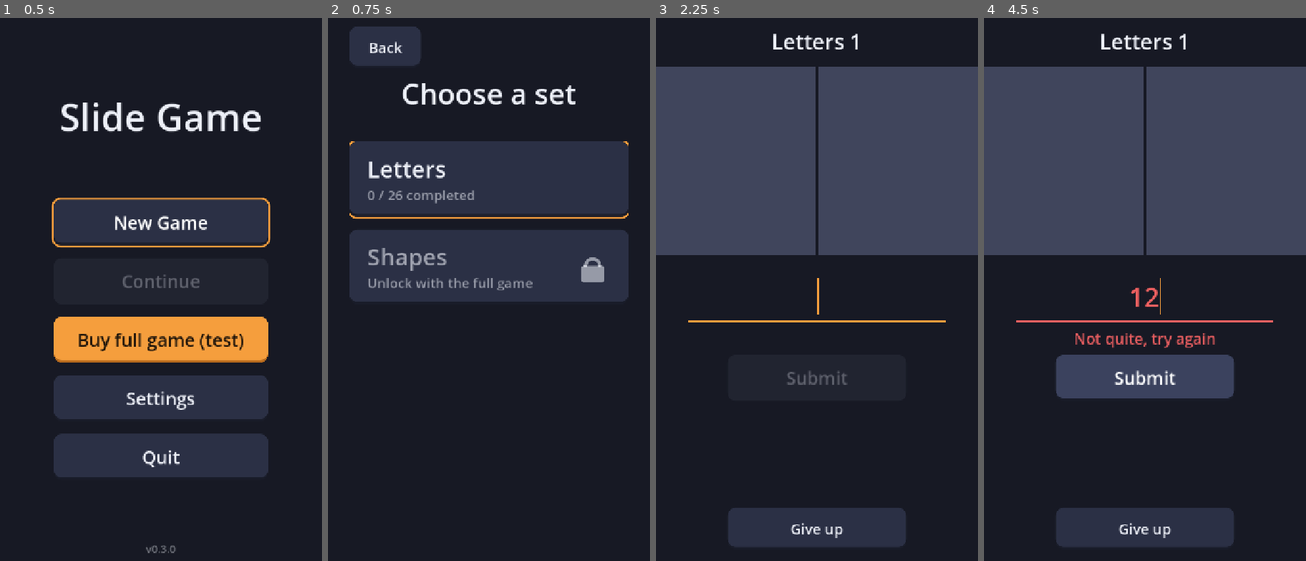
Above: before the commit, frames 1-4 (left to right).
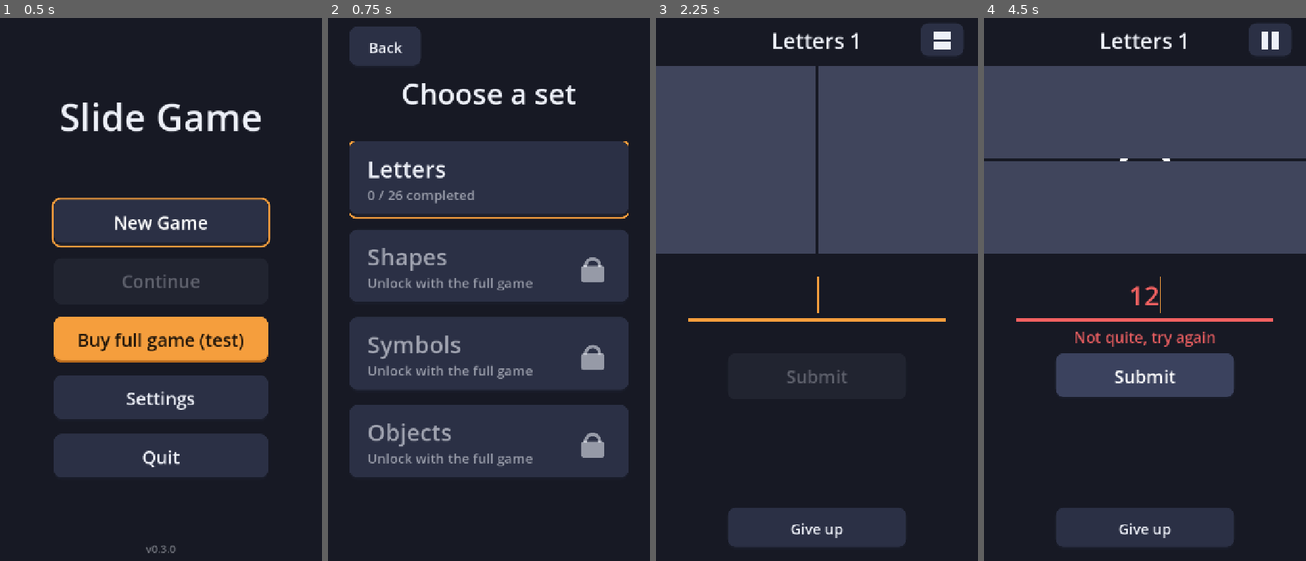
Above: after the commit, the same moments.

Repository: SembeiNorimaki/SlideGame
Game: Godot game, scene res://game/main.tscn
The game is run twice, just before and just after one commit, with the same random seed, the same clock (stepped at 60 frames per second) and the same inputs.
Inputs (mouse positions are in pixels of both pictures, inside the frame that each line leads up to):
- Up to frame 1 (0.5 s): no input
- Up to frame 2 (0.75 s): click "New Game" at 0.5 s
- Up to frame 3 (2.25 s): click (817, 180) at 1.27 s; click "1" at 2 s
- Up to frame 4 (4.5 s): click (1145, 300) at 2.77 s; type "12" at 2.85 s; click (1270, 39) at 3.52 s; click "Submit" at 4.25 s

Frame 1 is identical in both runs. In frame 2, 23% of the frame differs, in the area x 6-94%, y 55-85%; in frame 3, 1.9%; in frame 4, 3.6%.

Commit message:
Vertical/horizontal slit modes; new Symbols and Objects sets
Slit modes
- Play screen has two modes: vertical slit (shape moves right to left)
  and horizontal slit (shape moves top to bottom). A button next to the
  level title switches between them and restarts the slide; its icon
  shows the direction you switch to. Speed is the same in both modes.
- Covers renamed CoverA/CoverB (left/right or above/below).

New sets (both need the full game)
- Symbols: 25 characters (? ! $ @ & # % + = € £ ¥ ✓ © * ∞ π ÷ ± ≠ < √ Σ Ω ñ)
  drawn thin with Inter Light, like Letters.
- Objects: 25 pictographs (scissors, plane, envelope, phone, anchor, ...)
  from DejaVu Sans, outlined like Shapes. Font + licence in tools/fonts.
- EN/ES answers with synonyms for every level.
- tools/make_glyph_sets.py builds both; fit()/outline() helpers moved to
  make_shapes.py and shared with make_silhouettes.py (Shapes unchanged).

Tests: tools/test_modes (15 checks); tools/demo_modes records the switch.

Co-Authored-By: Claude Opus 5.5 <noreply@anthropic.com>
Claude-Session: https://claude.ai/code/session_012HBEUXB5FHZoXKuab9wEZn

Diff:
--- a/game/data/i18n/ui.csv
+++ b/game/data/i18n/ui.csv
@@ -15,6 +15,8 @@
 Select Level,Select Level,Elige nivel
 Letters,Letters,Letras
 Shapes,Shapes,Formas
+Objects,Objects,Objetos
+Symbols,Symbols,Símbolos
 Type your answer,Type your answer,Escribe tu respuesta
 Submit,Submit,Comprobar
 Give up,Give up,Rendirse
@@ -37,3 +39,4 @@
 Reset,Reset,Borrar
 Cancel,Cancel,Cancelar
 Progress reset,Progress reset,Progreso borrado
+Switch slit direction,Switch slit direction,Cambiar la dirección de la rendija
--- a/game/data/sets.json
+++ b/game/data/sets.json
@@ -26,6 +26,22 @@
       "cell_size": 256,
       "levels": "res://game/data/sets/shapes.json",
       "free": false
+    },
+    {
+      "id": "symbols",
+      "title": "Symbols",
+      "atlas": "res://assets/sets/symbols/atlas.png",
+      "cell_size": 256,
+      "levels": "res://game/data/sets/symbols.json",
+      "free": false
+    },
+    {
+      "id": "objects",
+      "title": "Objects",
+      "atlas": "res://assets/sets/objects/atlas.png",
+      "cell_size": 256,
+      "levels": "res://game/data/sets/objects.json",
+      "free": false
     }
   ]
 }
--- /dev/null
+++ b/game/data/sets/objects.json
@@ -0,0 +1,29 @@
+{
+  "levels": [
+    {"atlas_coords": [0, 0], "solution": {"EN": ["scissors"], "ES": ["tijeras", "tijera"]}},
+    {"atlas_coords": [1, 0], "solution": {"EN": ["airplane", "plane", "aeroplane", "aircraft", "jet"], "ES": ["avión", "aeroplano"]}},
+    {"atlas_coords": [2, 0], "solution": {"EN": ["envelope", "letter", "mail", "email"], "ES": ["sobre", "carta", "correo"]}},
+    {"atlas_coords": [3, 0], "solution": {"EN": ["telephone", "phone"], "ES": ["teléfono"]}},
+    {"atlas_coords": [4, 0], "solution": {"EN": ["anchor"], "ES": ["ancla"]}},
+    {"atlas_coords": [0, 1], "solution": {"EN": ["pencil"], "ES": ["lápiz"]}},
+    {"atlas_coords": [1, 1], "solution": {"EN": ["coffee", "cup", "mug", "tea", "hot drink"], "ES": ["café", "taza", "té"]}},
+    {"atlas_coords": [2, 1], "solution": {"EN": ["spade", "spades"], "ES": ["pica", "picas"]}},
+    {"atlas_coords": [3, 1], "solution": {"EN": ["club", "clubs", "clover"], "ES": ["trébol", "tréboles"]}},
+    {"atlas_coords": [4, 1], "solution": {"EN": ["snowflake", "snow", "flake"], "ES": ["copo de nieve", "copo", "nieve"]}},
+    {"atlas_coords": [0, 2], "solution": {"EN": ["flower", "blossom"], "ES": ["flor"]}},
+    {"atlas_coords": [1, 2], "solution": {"EN": ["gear", "cog", "cogwheel", "settings"], "ES": ["engranaje", "rueda dentada", "piñón", "ajustes"]}},
+    {"atlas_coords": [2, 2], "solution": {"EN": ["scales", "scale", "balance", "justice"], "ES": ["balanza", "justicia"]}},
+    {"atlas_coords": [3, 2], "solution": {"EN": ["flag"], "ES": ["bandera"]}},
+    {"atlas_coords": [4, 2], "solution": {"EN": ["knight", "horse"], "ES": ["caballo"]}},
+    {"atlas_coords": [0, 3], "solution": {"EN": ["rook", "castle", "tower"], "ES": ["torre"]}},
+    {"atlas_coords": [1, 3], "solution": {"EN": ["king"], "ES": ["rey"]}},
+    {"atlas_coords": [2, 3], "solution": {"EN": ["pawn"], "ES": ["peón"]}},
+    {"atlas_coords": [3, 3], "solution": {"EN": ["skull", "skull and crossbones", "pirate", "poison", "danger"], "ES": ["calavera", "pirata", "veneno", "peligro"]}},
+    {"atlas_coords": [4, 3], "solution": {"EN": ["atom"], "ES": ["átomo"]}},
+    {"atlas_coords": [0, 4], "solution": {"EN": ["recycle", "recycling"], "ES": ["reciclaje", "reciclar"]}},
+    {"atlas_coords": [1, 4], "solution": {"EN": ["swords", "crossed swords", "sword"], "ES": ["espadas", "espada", "espadas cruzadas"]}},
+    {"atlas_coords": [2, 4], "solution": {"EN": ["keyboard"], "ES": ["teclado"]}},
+    {"atlas_coords": [3, 4], "solution": {"EN": ["yin yang", "yinyang"], "ES": ["yin yang", "yin y yang"]}},
+    {"atlas_coords": [4, 4], "solution": {"EN": ["peace", "victory", "peace sign", "v sign"], "ES": ["paz", "victoria", "signo de paz"]}}
+  ]
+}
--- /dev/null
+++ b/game/data/sets/symbols.json
@@ -0,0 +1,29 @@
+{
+  "levels": [
+    {"atlas_coords": [0, 0], "solution": {"EN": ["question mark", "question"], "ES": ["interrogación", "signo de interrogación", "interrogante", "pregunta"]}},
+    {"atlas_coords": [1, 0], "solution": {"EN": ["exclamation mark", "exclamation point", "exclamation"], "ES": ["exclamación", "signo de exclamación", "admiración"]}},
+    {"atlas_coords": [2, 0], "solution": {"EN": ["dollar", "dollar sign"], "ES": ["dólar", "signo de dólar"]}},
+    {"atlas_coords": [3, 0], "solution": {"EN": ["at", "at sign"], "ES": ["arroba"]}},
+    {"atlas_coords": [4, 0], "solution": {"EN": ["ampersand", "and"], "ES": ["et", "ampersand", "y"]}},
+    {"atlas_coords": [0, 1], "solution": {"EN": ["hash", "hashtag", "number sign", "pound sign"], "ES": ["almohadilla", "numeral", "hashtag", "almohada"]}},
+    {"atlas_coords": [1, 1], "solution": {"EN": ["percent", "percentage", "per cent"], "ES": ["porcentaje", "por ciento"]}},
+    {"atlas_coords": [2, 1], "solution": {"EN": ["plus", "add"], "ES": ["más", "suma"]}},
+    {"atlas_coords": [3, 1], "solution": {"EN": ["equals", "equal", "equal sign", "equals sign"], "ES": ["igual", "signo igual"]}},
+    {"atlas_coords": [4, 1], "solution": {"EN": ["euro"], "ES": ["euro"]}},
+    {"atlas_coords": [0, 2], "solution": {"EN": ["pound", "pound sterling"], "ES": ["libra", "libra esterlina"]}},
+    {"atlas_coords": [1, 2], "solution": {"EN": ["yen"], "ES": ["yen"]}},
+    {"atlas_coords": [2, 2], "solution": {"EN": ["check", "check mark", "tick"], "ES": ["check", "visto", "tic", "marca de verificación"]}},
+    {"atlas_coords": [3, 2], "solution": {"EN": ["copyright"], "ES": ["copyright", "derechos de autor"]}},
+    {"atlas_coords": [4, 2], "solution": {"EN": ["asterisk", "star"], "ES": ["asterisco", "estrella"]}},
+    {"atlas_coords": [0, 3], "solution": {"EN": ["infinity", "infinite"], "ES": ["infinito"]}},
+    {"atlas_coords": [1, 3], "solution": {"EN": ["pi"], "ES": ["pi"]}},
+    {"atlas_coords": [2, 3], "solution": {"EN": ["divide", "division", "divided by"], "ES": ["división", "dividir", "entre"]}},
+    {"atlas_coords": [3, 3], "solution": {"EN": ["plus minus", "plus or minus"], "ES": ["más menos", "más o menos"]}},
+    {"atlas_coords": [4, 3], "solution": {"EN": ["not equal", "not equals", "different"], "ES": ["distinto", "no igual", "diferente"]}},
+    {"atlas_coords": [0, 4], "solution": {"EN": ["less than", "smaller than"], "ES": ["menor que", "menor"]}},
+    {"atlas_coords": [1, 4], "solution": {"EN": ["square root", "root"], "ES": ["raíz", "raíz cuadrada"]}},
+    {"atlas_coords": [2, 4], "solution": {"EN": ["sigma", "sum"], "ES": ["sigma", "sumatorio", "suma"]}},
+    {"atlas_coords": [3, 4], "solution": {"EN": ["omega", "ohm"], "ES": ["omega", "ohmio"]}},
+    {"atlas_coords": [4, 4], "solution": {"EN": ["n tilde", "enye", "ene"], "ES": ["eñe"]}}
+  ]
+}
--- a/game/levels/level_play.gd
+++ b/game/levels/level_play.gd
@@ -1,10 +1,14 @@
 extends Control
-## Play screen: the level's shape slides from off-screen right to off-screen left.
+## Play screen: the level's shape slides past a thin slit between two covers.
+## Vertical slit: the shape moves right to left. Horizontal slit: top to bottom.
+## The player can switch between them at any time with the mode button.
 
 ## stars: 1-3 earned for this solve (based on attempts), even if stars are hidden.
 signal completed(stars: int)
 signal exited
 signal slide_finished
+
+enum SlitMode { VERTICAL, HORIZONTAL }
 
 ## Which set (see sets.json) and which level in it.
 @export var game_set_id: String = "letters"
@@ -18,6 +22,8 @@
 @export var shape_size: float = 256.0
 ## Restart the slide when it leaves the screen.
 @export var loop: bool = true
+## Slit direction the level starts with.
+@export var mode: SlitMode = SlitMode.VERTICAL
 
 @export_group("Covers")
 ## Width of the slit between the two covers, in screen pixels.
@@ -38,8 +44,10 @@
 
 @onready var _shape: TextureRect = %Shape
 @onready var _track: Control = %Track
-@onready var _left_cover: ColorRect = %LeftCover
-@onready var _right_cover: ColorRect = %RightCover
+# Vertical mode: left and right of the slit. Horizontal mode: above and below it.
+@onready var _cover_a: ColorRect = %CoverA
+@onready var _cover_b: ColorRect = %CoverB
+@onready var _mode_button: SlitModeButton = %ModeButton
 @onready var _answer: AnswerInput = %AnswerInput
 @onready var _submit: Button = %SubmitButton
 @onready var _feedback: Label = %Feedback
@@ -63,6 +71,8 @@
 	_answer.text_changed.connect(_on_answer_changed)
 	_answer.submitted.connect(func(_t): submit())
 	_submit.pressed.connect(submit)
+	_mode_button.pressed.connect(toggle_mode)
+	_mode_button.mode = mode
 	_on_answer_changed("")
 	_shape.size = Vector2(shape_size, shape_size)
 	_track.resized.connect(_layout_covers)
@@ -72,32 +82,65 @@
 	_answer.focus_input.call_deferred()
 
 
+## Switches between the vertical and horizontal slit and restarts the slide.
+func toggle_mode() -> void:
+	if _solved:
+		return
+	set_mode(SlitMode.HORIZONTAL if mode == SlitMode.VERTICAL else SlitMode.VERTICAL)
+
+
+func set_mode(new_mode: SlitMode) -> void:
+	mode = new_mode
+	_mode_button.mode = mode
+	_layout_covers()
+	_start_slide()
+
+
 func _start_slide() -> void:
-	var y := (_track.size.y - shape_size) / 2.0
-	var start := Vector2(_track.size.x, y)   # just past the right edge
-	var end := Vector2(-shape_size, y)       # just past the left edge
+	var t := _track.size
+	var start: Vector2
+	var end: Vector2
+	if mode == SlitMode.VERTICAL:
+		var y := (t.y - shape_size) / 2.0
+		start = Vector2(t.x, y)            # just past the right edge
+		end = Vector2(-shape_size, y)      # just past the left edge
+	else:
+		var x := (t.x - shape_size) / 2.0
+		start = Vector2(x, -shape_size)    # just above the top edge
+		end = Vector2(x, t.y)              # just below the bottom edge
+	# Same speed in both modes (slide_duration is for the horizontal trip),
+	# so the shape takes equally long to pass the slit either way.
+	var speed := (t.x + shape_size) / slide_duration
 	_shape.position = start
 	if _tween:
 		_tween.kill()
 	_tween = create_tween()
-	_tween.tween_property(_shape, "position", end, slide_duration).from(start)
+	_tween.tween_property(_shape, "position", end, start.distance_to(end) / speed).from(start)
 	_tween.finished.connect(_on_slide_finished)
 
 
-## Two covers span the whole track, leaving only a vertical slit in the middle.
+## Two covers span the whole track, leaving only a thin slit through the middle.
 func _layout_covers() -> void:
 	if not is_node_ready():
 		return
-	var mid := _track.size.x / 2.0
+	var t := _track.size
 	var half := slit_width / 2.0
-	_left_cover.position = Vector2.ZERO
-	_left_cover.size = Vector2(mid - half, _track.size.y)
-	_right_cover.position = Vector2(mid + half, 0.0)
-	_right_cover.size = Vector2(_track.size.x - (mid + half), _track.size.y)
+	if mode == SlitMode.VERTICAL:
+		var mid := t.x / 2.0
+		_cover_a.position = Vector2.ZERO
+		_cover_a.size = Vector2(mid - half, t.y)
+		_cover_b.position = Vector2(mid + half, 0.0)
+		_cover_b.size = Vector2(t.x - (mid + half), t.y)
+	else:
+		var mid := t.y / 2.0
+		_cover_a.position = Vector2.ZERO
+		_cover_a.size = Vector2(t.x, mid - half)
+		_cover_b.position = Vector2(0.0, mid + half)
+		_cover_b.size = Vector2(t.x, t.y - (mid + half))
 	var c := cover_color
 	c.a = 0.6 if debug_see_through_covers else 1.0
-	_left_cover.color = c
-	_right_cover.color = c
+	_cover_a.color = c
+	_cover_b.color = c
 
 
 ## Checks the typed answer against every accepted answer for the language.
@@ -122,6 +165,7 @@
 func _on_solved() -> void:
 	_solved = true
 	_submit.disabled = true
+	_mode_button.disabled = true
 	_answer.show_result(true)
 	_feedback.text = "Correct!"
 	_feedback.modulate = _answer.correct_color
@@ -131,8 +175,8 @@
 	var center := (_track.size - _shape.size) / 2.0
 	var reveal := create_tween().set_parallel()
 	reveal.tween_property(_shape, "position", center, 0.5).set_trans(Tween.TRANS_CUBIC).set_ease(Tween.EASE_OUT)
-	reveal.tween_property(_left_cover, "modulate:a", 0.0, 0.5)
-	reveal.tween_property(_right_cover, "modulate:a", 0.0, 0.5)
+	reveal.tween_property(_cover_a, "modulate:a", 0.0, 0.5)
+	reveal.tween_property(_cover_b, "modulate:a", 0.0, 0.5)
 	var stars := GameData.stars_for_attempts(attempts)
 	if GameData.stars_enabled:
 		_stars.pop_in(stars)
--- a/game/levels/level_play.tscn
+++ b/game/levels/level_play.tscn
@@ -1,8 +1,9 @@
-[gd_scene load_steps=4 format=3]
+[gd_scene load_steps=5 format=3]
 
 [ext_resource type="Script" path="res://game/levels/level_play.gd" id="1_lp"]
 [ext_resource type="PackedScene" path="res://shared/ui/widgets/answer_input/answer_input.tscn" id="2_ai"]
 [ext_resource type="PackedScene" path="res://shared/ui/widgets/stars/stars_display.tscn" id="3_st"]
+[ext_resource type="Script" path="res://game/levels/slit_mode_button.gd" id="4_mb"]
 
 [node name="LevelPlay" type="Control"]
 layout_mode = 3
@@ -33,15 +34,33 @@
 
 [node name="TopBar" type="MarginContainer" parent="Layout"]
 layout_mode = 2
-theme_override_constants/margin_top = 48
-theme_override_constants/margin_bottom = 24
+theme_override_constants/margin_left = 32
+theme_override_constants/margin_top = 40
+theme_override_constants/margin_right = 32
+theme_override_constants/margin_bottom = 16
 
-[node name="LevelLabel" type="Label" parent="Layout/TopBar"]
+[node name="Row" type="HBoxContainer" parent="Layout/TopBar"]
+layout_mode = 2
+
+[node name="Balance" type="Control" parent="Layout/TopBar/Row"]
+custom_minimum_size = Vector2(96, 0)
+layout_mode = 2
+
+[node name="LevelLabel" type="Label" parent="Layout/TopBar/Row"]
 unique_name_in_owner = true
 layout_mode = 2
+size_flags_horizontal = 3
 theme_override_font_sizes/font_size = 48
 text = "Level 1"
 horizontal_alignment = 1
+vertical_alignment = 1
+
+[node name="ModeButton" type="Button" parent="Layout/TopBar/Row"]
+unique_name_in_owner = true
+custom_minimum_size = Vector2(96, 80)
+layout_mode = 2
+focus_mode = 0
+script = ExtResource("4_mb")
 
 [node name="Track" type="Control" parent="Layout"]
 unique_name_in_owner = true
@@ -57,12 +76,12 @@
 expand_mode = 1
 stretch_mode = 5
 
-[node name="LeftCover" type="ColorRect" parent="Layout/Track"]
+[node name="CoverA" type="ColorRect" parent="Layout/Track"]
 unique_name_in_owner = true
 layout_mode = 0
 mouse_filter = 2
 
-[node name="RightCover" type="ColorRect" parent="Layout/Track"]
+[node name="CoverB" type="ColorRect" parent="Layout/Track"]
 unique_name_in_owner = true
 layout_mode = 0
 mouse_filter = 2
--- /dev/null
+++ b/game/levels/slit_mode_button.gd
@@ -0,0 +1,40 @@
+class_name SlitModeButton
+extends Button
+## Square button showing the slit direction you switch to: a small box with
+## a vertical or horizontal gap. Pressing it plays a quarter-turn animation.
+
+var mode: int = 0:  ## LevelPlay.SlitMode of the current slit
+	set(value):
+		if value != mode and is_inside_tree():
+			_spin = -PI / 2.0
+			create_tween().tween_property(self, "_spin", 0.0, 0.25).set_trans(Tween.TRANS_CUBIC).set_ease(Tween.EASE_OUT)
+		mode = value
+		queue_redraw()
+
+var _spin := 0.0:
+	set(value):
+		_spin = value
+		queue_redraw()
+
+
+func _init() -> void:
+	tooltip_text = "Switch slit direction"
+
+
+func _draw() -> void:
+	var color := get_theme_color(&"font_disabled_color" if disabled else &"font_color")
+	var s := minf(size.x, size.y) * 0.5
+	var box := Rect2(-s / 2.0, -s / 2.0, s, s)
+	draw_set_transform(size / 2.0, _spin)
+	var gap := s * 0.16
+	# The icon shows the *other* direction: what pressing the button gives you.
+	var vertical_icon := mode == 1
+	if vertical_icon:
+		var w := (s - gap) / 2.0
+		draw_rect(Rect2(box.position, Vector2(w, s)), color)
+		draw_rect(Rect2(box.position + Vector2(w + gap, 0), Vector2(w, s)), color)
+	else:
+		var h := (s - gap) / 2.0
+		draw_rect(Rect2(box.position, Vector2(s, h)), color)
+		draw_rect(Rect2(box.position + Vector2(0, h + gap), Vector2(s, h)), color)
+	draw_set_transform(Vector2.ZERO)
--- /dev/null
+++ b/tools/demo_modes.gd
@@ -0,0 +1,15 @@
+extends Node
+## Scripted demo for recording: a level with the vertical slit, then the
+## mode button switches to the horizontal slit.
+
+func _ready() -> void:
+	var main: Node = load("res://game/main.tscn").instantiate()
+	add_child(main)
+	await get_tree().process_frame
+	main.start_level("shapes", 2)
+	var play: Control = main._current
+	play.get_node("%AnswerInput").get_node("%Field").release_focus()
+	await get_tree().create_timer(3.2).timeout
+	play.get_node("%ModeButton").pressed.emit()
+	await get_tree().create_timer(3.4).timeout
+	get_tree().quit()
--- /dev/null
+++ b/tools/demo_modes.tscn
@@ -0,0 +1,6 @@
+[gd_scene load_steps=2 format=3]
+
+[ext_resource type="Script" path="res://tools/demo_modes.gd" id="1"]
+
+[node name="DemoModes" type="Node"]
+script = ExtResource("1")
--- /dev/null
+++ b/tools/test_modes.gd
@@ -0,0 +1,87 @@
+extends Node
+## Smoke test: slit modes and the Symbols / Objects sets.
+
+var out: String
+var main: Node
+var fails := 0
+
+
+func _ready() -> void:
+	out = OS.get_cmdline_user_args()[0]
+	Store.debug_reset()
+	GameData.reset_progress()
+
+	print("-- sets")
+	_check(GameData.sets.map(func(s): return s.id) == ["letters", "shapes", "symbols", "objects"], "four sets in order")
+	for s in GameData.sets:
+		var missing := []
+		for n in range(1, s.level_count() + 1):
+			for lang in ["EN", "ES"]:
+				if not s.level(n).solution.has(lang) or s.level(n).solution[lang].is_empty():
+					missing.append("%d/%s" % [n, lang])
+		_check(missing.is_empty(), "%s: %d levels, EN+ES answers for all %s" % [s.id, s.level_count(), missing])
+	var symbols := GameData.get_set("symbols")
+	var objects := GameData.get_set("objects")
+	_check(AnswerMatcher.matches("arroba", symbols.level(4).answers("ES")), "symbols 4 (@): arroba")
+	_check(AnswerMatcher.matches("At sign", symbols.level(4).answers("EN")), "symbols 4 (@): at sign")
+	_check(AnswerMatcher.matches("avion", objects.level(2).answers("ES")), "objects 2 (plane): avion without accent")
+	_check(not GameData.is_unlocked(symbols) and not GameData.is_unlocked(objects), "new sets locked without the full game")
+
+	print("-- modes")
+	main = load("res://game/main.tscn").instantiate()
+	add_child(main)
+	main.start_level("objects", 5)
+	var play: Control = main._current
+	await _frames(3)
+	var track: Control = play.get_node("%Track")
+	var a: ColorRect = play.get_node("%CoverA")
+	_check(play.mode == 0 and a.size.y == track.size.y and a.size.x < track.size.x, "starts vertical: covers left/right")
+	var x0: float = play.get_node("%Shape").position.x
+	await _frames(10)
+	_check(play.get_node("%Shape").position.x < x0, "vertical: shape moves left")
+	play.get_node("%ModeButton").pressed.emit()
+	await _frames(2)
+	_check(play.mode == 1 and a.size.x == track.size.x and a.size.y < track.size.y, "after switch: covers above/below")
+	var y0: float = play.get_node("%Shape").position.y
+	_check(y0 < 0.0, "horizontal: restarts above the track")
+	await _frames(10)
+	_check(play.get_node("%Shape").position.y > y0, "horizontal: shape moves down")
+	play.debug_see_through_covers = true
+	await get_tree().create_timer(1.0).timeout
+	await _shot("horizontal_see_through.png")
+	play.debug_see_through_covers = false
+
+	var field: LineEdit = play.get_node("%AnswerInput").get_node("%Field")
+	field.text = "ancla"
+	Settings.set_language("ES")
+	play._accepted = GameData.answers(objects, 5)
+	play.submit()
+	await _frames(2)
+	_check(play.get_node("%ModeButton").disabled, "mode button disabled once solved")
+	Settings.set_language("EN")
+
+	Store.buy(GameData.full_game_product_id)
+	await get_tree().create_timer(1.0).timeout
+	main.show_set_select()
+	await _shot("set_select_4.png")
+	Store.debug_reset()
+	GameData.reset_progress()
+	print("FAILED: %d" % fails if fails else "ALL PASSED")
+	get_tree().quit()
+
+
+func _check(ok: bool, what: String) -> void:
+	print(("  ok   " if ok else "  FAIL ") + what)
+	if not ok:
+		fails += 1
+
+
+func _frames(n: int) -> void:
+	for i in n:
+		await get_tree().process_frame
+
+
+func _shot(name: String) -> void:
+	await _frames(8)
+	await RenderingServer.frame_post_draw
+	get_viewport().get_texture().get_image().save_png(out.path_join(name))
--- /dev/null
+++ b/tools/test_modes.tscn
@@ -0,0 +1,6 @@
+[gd_scene load_steps=2 format=3]
+
+[ext_resource type="Script" path="res://tools/test_modes.gd" id="1"]
+
+[node name="TestModes" type="Node"]
+script = ExtResource("1")
Binary file added: assets/sets/objects/atlas.png
Not shown, added: assets/sets/objects/atlas.png.import
Binary file added: assets/sets/symbols/atlas.png
Not shown, added: assets/sets/symbols/atlas.png.import
Binary file changed: game/data/i18n/ui.en.translation
Binary file changed: game/data/i18n/ui.es.translation
Not shown, added: game/levels/slit_mode_button.gd.uid
Not shown, added: tools/demo_modes.gd.uid
Not shown, added: tools/fonts/DejaVu-LICENSE.txt
Binary file added: tools/fonts/DejaVuSans.ttf
Not shown, added: tools/test_modes.gd.uid
